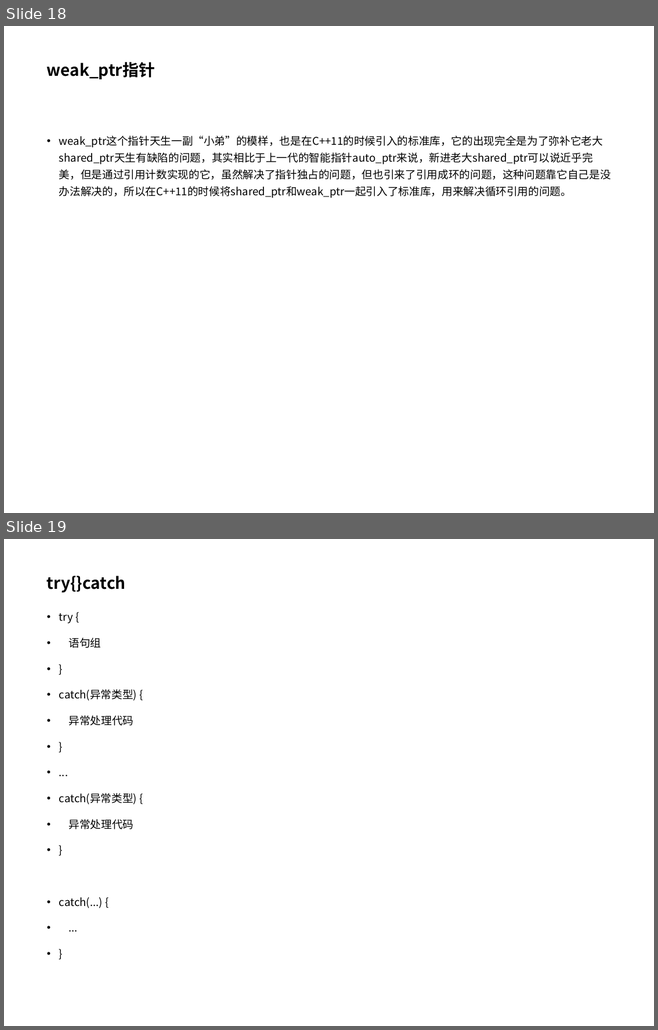
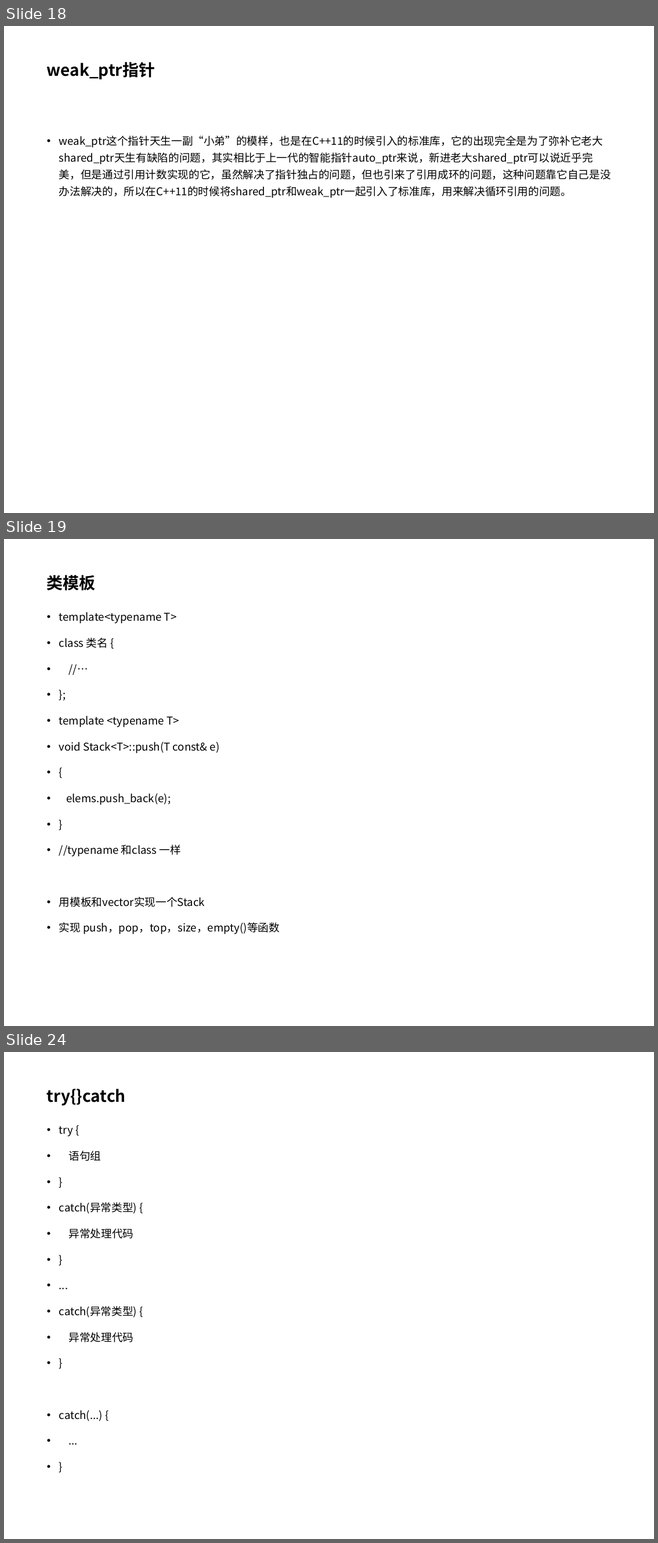
Before and after one commit to pointer1618/projects, a slide deck: lan7/c++11特性.ppt. Shown one above the other, each under a label of ours: slides 18 and 19 before the commit, slides 18, 19 and 24 after it; the slides between them are not shown. The pictures are 658x1030 and 658x1543 pixels, drawn with LibreOffice and Linux fonts; fonts in the diff are those of the drawing; background and template pictures are left out. Boxes give left, top, right and bottom in pixels: in the first picture for what was removed or moved away, otherwise in the second. Text is boxed around its words. In the diff, an @@ line names an element or a change of style, - is before the commit and + after.

```diff
--- a/lan7/c++11特性.ppt
+++ b/lan7/c++11特性.ppt
@@ slide 19 added at box(4, 539, 654, 1026), background #FFFFFF @@
@@ title added at box(47, 575, 96, 591), 18 pt, text #000000, bold @@
+类模板
@@ text added at box(59, 612, 280, 935), 12 pt, text #000000 @@
+• template<typename T>
+• class 类名 {
+• //…
+• };
+• template <typename T>
+• void Stack<T>::push(T const& e)
+• {
+• elems.push_back(e);
+• }
+• //typename 和class 一样
+• 用模板和vector实现一个Stack
+• 实现 push，pop，top，size，empty()等函数
@@ what was slide 19 is now slide 24 @@
```
Also in this commit, not shown: 1 slide changed, 6 other slides added, 1 slide removed.
